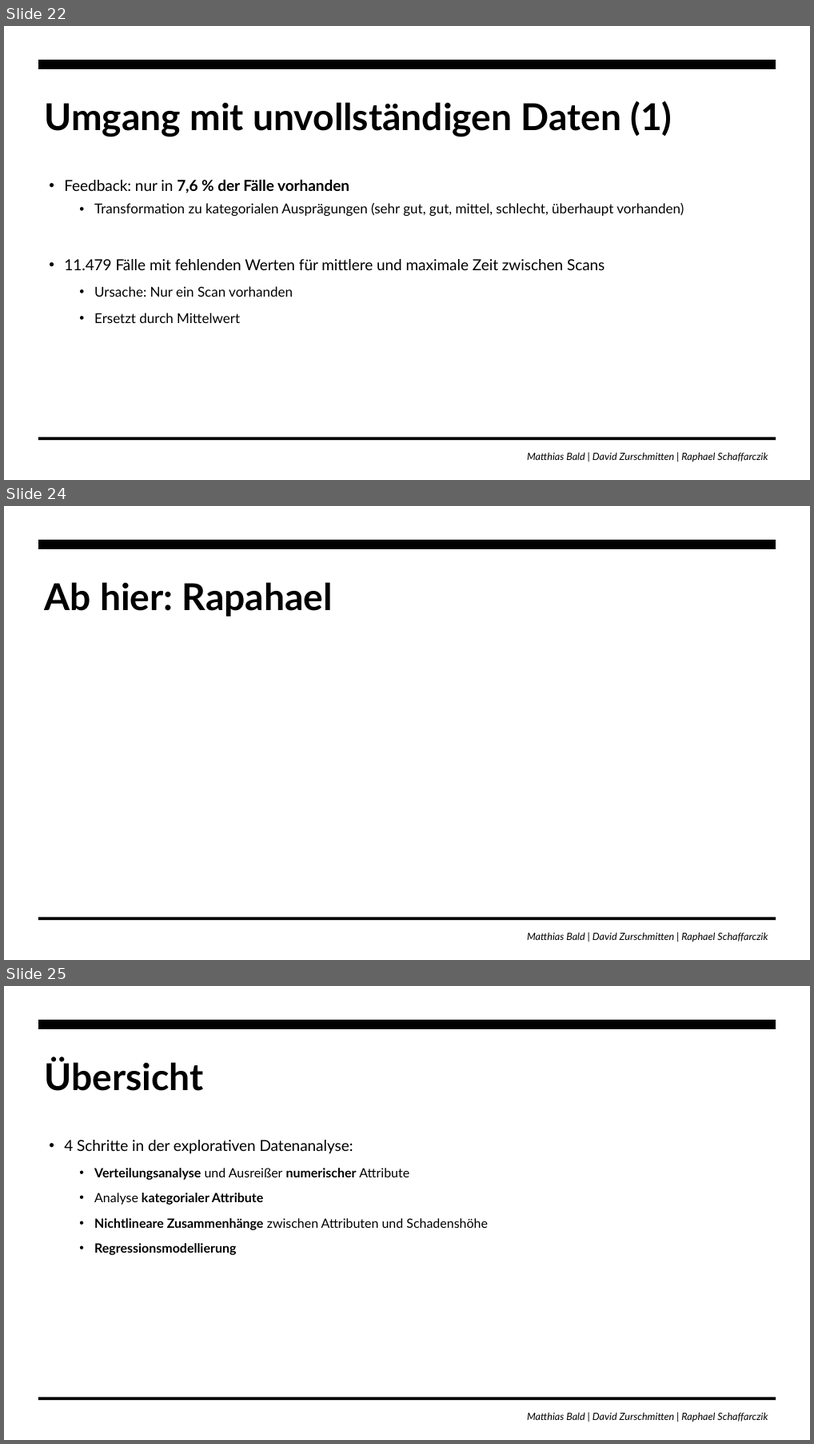
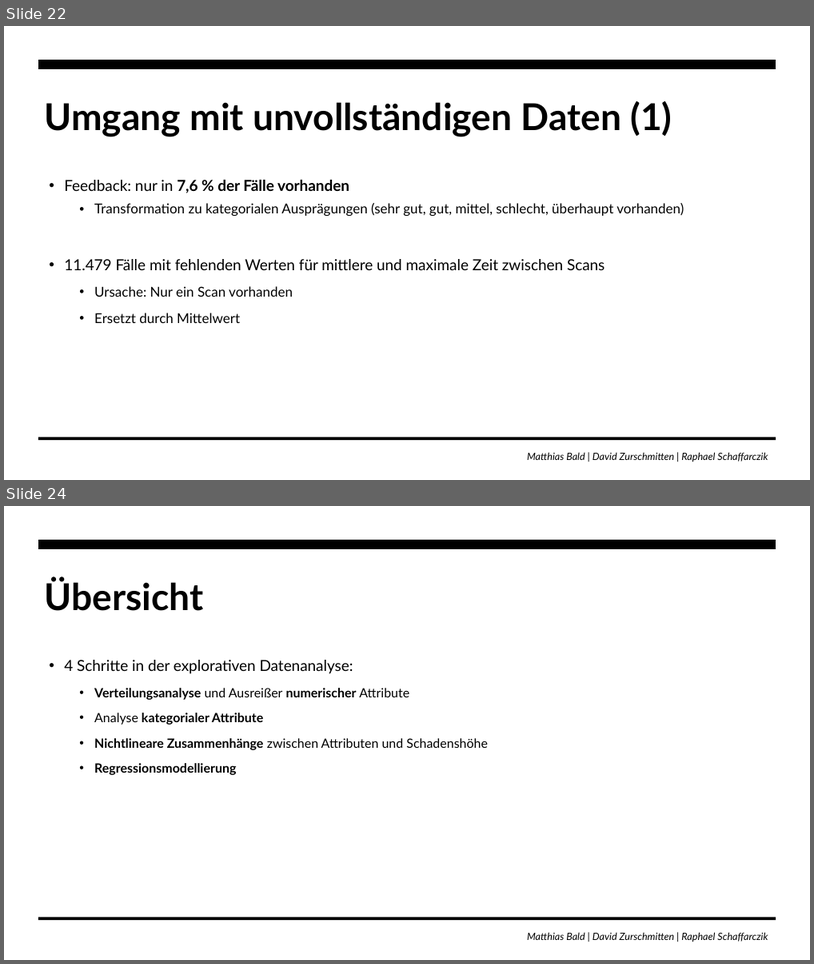
Before and after one commit to zurdavid/projektpraktikum-datascience, a slide deck: präsentationen/Abschlusspräsentation_Entwurf.pptx. Shown one above the other, each under a label of ours: slides 22, 24 and 25 before the commit, slides 22 and 24 after it; the slides between them are not shown. The pictures are 814x1444 and 814x964 pixels, drawn with LibreOffice and Linux fonts; fonts in the diff are those of the drawing. Boxes give left, top, right and bottom in pixels: in the first picture for what was removed or moved away, otherwise in the second. Text is boxed around its words. In the diff, an @@ line names an element or a change of style, - is before the commit and + after.

```diff
--- a/präsentationen/Abschlusspräsentation_Entwurf.pptx
+++ b/präsentationen/Abschlusspräsentation_Entwurf.pptx
@@ slide 24 removed at [4, 506, 810, 960], background #FFFFFF; not listed: 3 template elements that a slide beside it also shows @@
@@ title removed at [45, 582, 333, 616] @@
-Ab hier: Rapahael
@@ what was slide 25 is now slide 24 @@
```
Also in this commit, not shown: 3 slides changed, 1 other slide removed.
